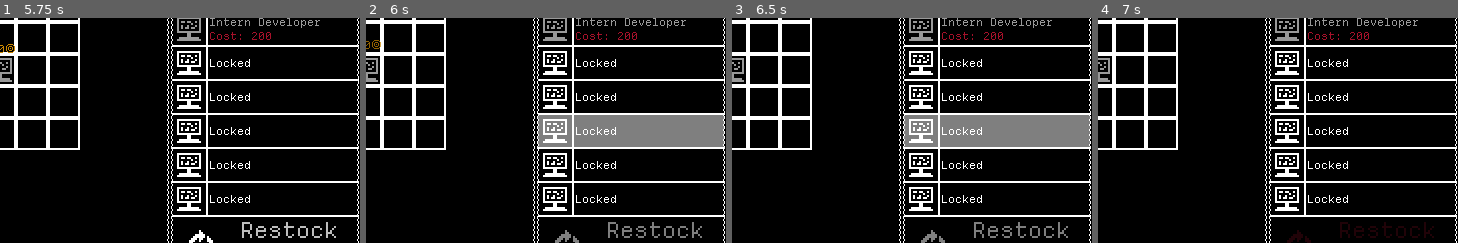
Above: before the commit, frames 1-4 (left to right).
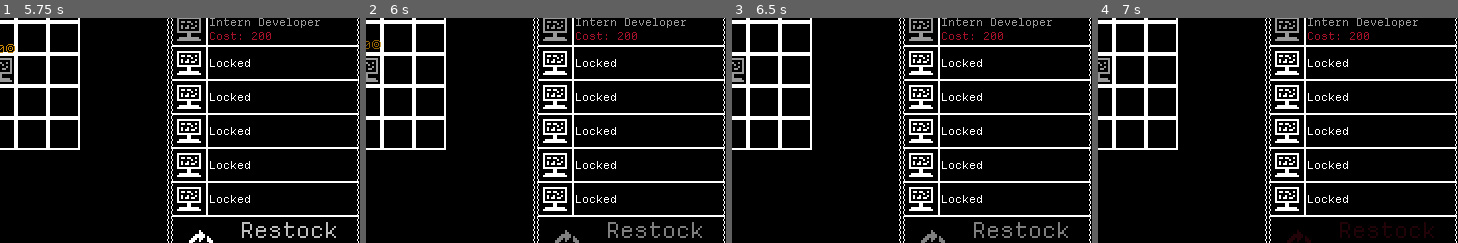
Above: after the commit, the same moments.

Repository: GemDust0/TooBigToFail
Game: Godot game, scene res://Scenes/CorporateSim.tscn
Two runs of this game, one before a commit and one after it. Both use one fixed random seed, a clock stepped at 60 frames per second and the inputs below. This scene is started directly instead of the project's main scene.
Inputs (mouse positions are % of the whole screen's width and height, from its top left):
- Up to frame 1 (5.75 s): click "Restock Cost: 50" at 0.5 s; click "Restock Cost: 50" at 1.25 s; click "Restock Cost: 50" at 2 s; tap Enter (enter) at 2.75, 4.25 s; move the mouse to (72, 45) at 2.77 s; hold Enter (enter) 2.78-3.53 s; click (72, 45) at 2.92 s; tap Space at 3.5, 5 s; move the mouse to (30, 55) at 3.52 s; click (30, 55) at 3.6 s; move the mouse to (60, 28) at 4.27 s; hold Enter (enter) 4.28-5.03 s; click (60, 28) at 4.42 s; move the mouse to (45, 70) at 5.02 s; click (45, 70) at 5.1 s
- Up to frame 2 (6 s): move the mouse to (80, 65) at 5.77 s; hold Enter (enter) from 5.78 s (still down); click (80, 65) at 5.92 s
- Up to frame 3 (6.5 s): keep holding Enter (enter)
- Up to frame 4 (7 s): move the mouse to (20, 35) at 6.52 s; release Enter (enter) at 6.53 s; click (20, 35) at 6.6 s
The pictures show only the part of the screen within x 50-100%, y 43-93%; the shares and areas given below are measured in that part.

Frame 1 is identical in both runs. In frame 2, 6.8% of the frame differs, in the area x 47-100%, y 43-58%; in frame 3, 6.8%; in frame 4, nothing differs.

Commit message:
Shop no longer highlights empty slots

Diff:
--- a/Scripts/EmployeeShop.gd
+++ b/Scripts/EmployeeShop.gd
@@ -70,12 +70,15 @@
 	if shop_cursor_pos.x > 0 && shop_cursor_pos.x < slots_node.size.x:
 		var hovered_slot: int = int(shop_cursor_pos.y / slots_node.get_theme_constant("separation"))
 		if hovered_slot < slots.size():
-			slot_highlight.position.y = 86 + hovered_slot*34
-			if sim.money < slots[hovered_slot].cost:
-				slot_highlight.color = slot_expensive_color
+			if slots[hovered_slot].employee != null:
+				slot_highlight.position.y = 86 + hovered_slot*34
+				if sim.money < slots[hovered_slot].cost:
+					slot_highlight.color = slot_expensive_color
+				else:
+					slot_highlight.color = slot_highlight_color
+				slot_highlight.show()
 			else:
-				slot_highlight.color = slot_highlight_color
-			slot_highlight.show()
+				slot_highlight.hide()
 		else:
 			slot_highlight.hide()
 	else:
